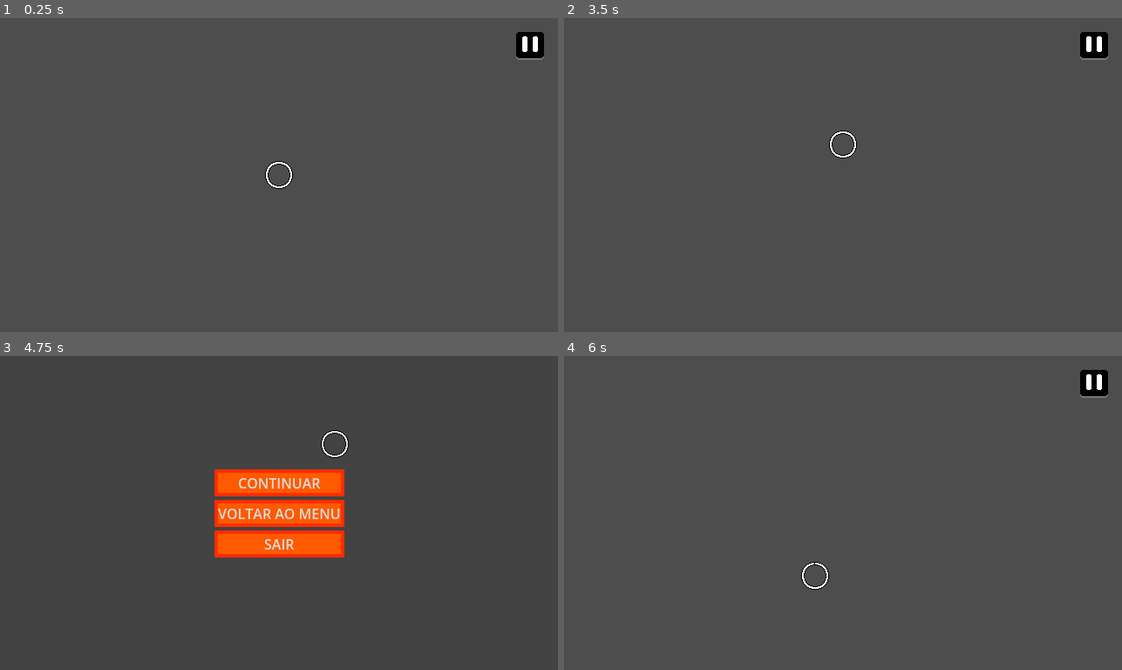
Above: before the commit, frames 1-4 (two rows, left to right).
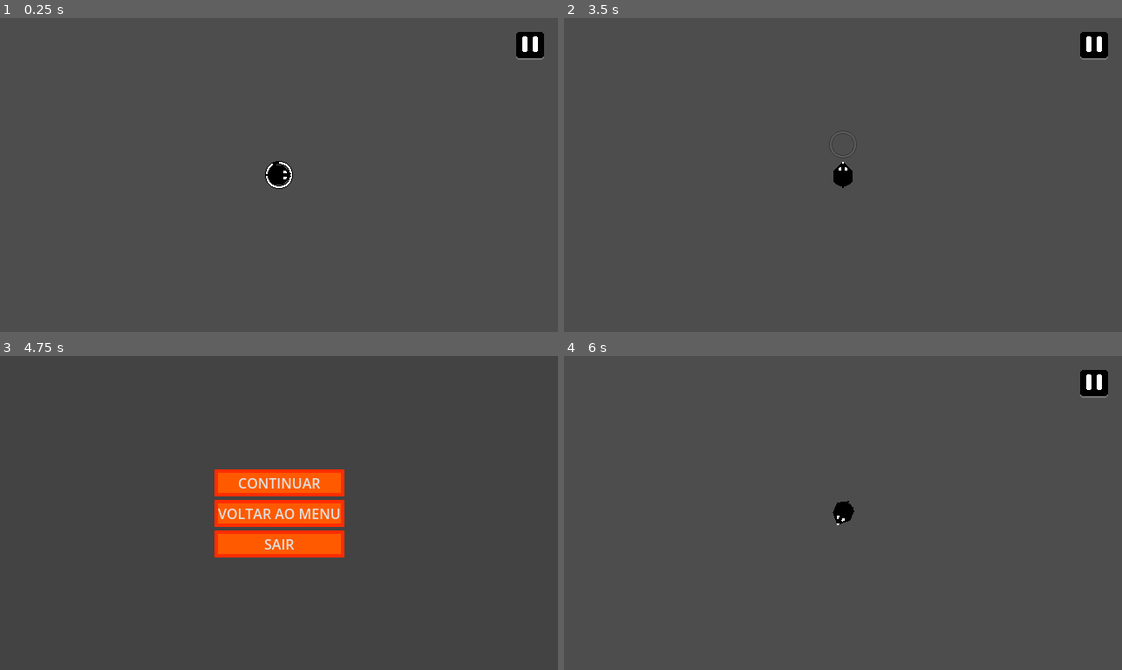
Above: after the commit, the same moments.

Repository: Botijas/Mouse_is_a_Thief
Game: Godot game, scene res://Assets/Scenes/game_scene.tscn
Same seed, same stepped clock (60 frames per second), same inputs: the game is played once before the commit and once after it. The project has no main scene, so this scene is started directly.
Inputs (mouse positions are in pixels of both pictures, inside the frame that each line leads up to):
- Up to frame 1 (0.25 s): no input
- Up to frame 2 (3.5 s): tap Enter at 0.5 s; move the mouse to (965, 159) at 0.52 s; click (965, 159) at 0.67 s; click "CONTINUAR" at 1.25 s; click (1094, 46) at 2 s; click "CONTINUAR" at 2.75 s
- Up to frame 3 (4.75 s): tap Space at 3.5 s; move the mouse to (167, 528) at 3.52 s; click (167, 528) at 3.67 s; tap Enter at 4.25 s; move the mouse to (334, 443) at 4.27 s; click (334, 443) at 4.42 s
- Up to frame 4 (6 s): click "CONTINUAR" at 5 s; tap Space at 5.75 s; move the mouse to (815, 575) at 5.77 s; click (815, 575) at 5.92 s

The runs differ from the first frame. In frame 1, 0.2% of the frame differs, in the area x 47-53%, y 45-54%; in frame 2, 0.4%, in the area x 47-53%, y 35-55%; in frame 3, 0.2%; in frame 4, 0.4%.

Commit message:
Finalização da Mouse Texture
a. Adição da possibilidade de perder de ficar muito tempo parado (ainda sem mecânica real de derrota).
b. Efeito de Fade_in e Fade_out adicionadas.
c. Criação do sinal "lose" e o parâmetro "to" para a adição futura de possibilidade de derrota.

Diff:
--- a/Assets/Scenes/game_scene.tscn
+++ b/Assets/Scenes/game_scene.tscn
@@ -7,13 +7,21 @@
 [ext_resource type="Shader" uid="uid://d3dklvwpo4bb0" path="res://Assets/Shaders/CircularProgressBar.gdshader" id="2_jnnlc"]
 [ext_resource type="PackedScene" uid="uid://ceat4aj4ngfec" path="res://Assets/UI/default_btn.tscn" id="2_odgft"]
 [ext_resource type="Script" uid="uid://bxyb1c3vufao2" path="res://Assets/Scripts/ui_manager.gd" id="2_s65mb"]
+[ext_resource type="Shader" uid="uid://d4f17w77wkb2d" path="res://Assets/Shaders/transparency.gdshader" id="2_yk65x"]
 [ext_resource type="Texture2D" uid="uid://c2v5a342w2334" path="res://Assets/UI/Pause_btn_pressed_placeholder.png" id="3_330yb"]
 [ext_resource type="Script" uid="uid://dh0cmfklr7hwa" path="res://Assets/Scripts/mouse_progress_bar.gd" id="3_t6p80"]
 [ext_resource type="Texture2D" uid="uid://bfyn8ttpp1y44" path="res://Assets/UI/Pause_btn_hover_placeholder.png" id="4_odgft"]
+[ext_resource type="Script" uid="uid://sdn76sh5ovpi" path="res://Assets/Scripts/player.gd" id="6_qmpwi"]
+[ext_resource type="Texture2D" uid="uid://cl6rxgqosc761" path="res://Assets/Sprites/Mouse_Placeholder.png" id="7_yk65x"]
+
+[sub_resource type="ShaderMaterial" id="ShaderMaterial_6450k"]
+shader = ExtResource("2_yk65x")
+shader_parameter/alpha = 1.0
 
 [sub_resource type="ShaderMaterial" id="ShaderMaterial_e132u"]
 shader = ExtResource("2_jnnlc")
-shader_parameter/progress = 1.0
+shader_parameter/progress = 0.670000031825
+shader_parameter/alpha = 1.0
 
 [sub_resource type="Animation" id="Animation_330yb"]
 resource_name = "Pause Down"
@@ -118,16 +126,27 @@
 
 [node name="Player Stuffs" type="Node" parent="Game Actors" unique_id=707812627]
 
-[node name="Mouse Texture" type="Sprite2D" parent="Game Actors/Player Stuffs" unique_id=1165700858 node_paths=PackedStringArray("over_texture")]
-z_index = 1
+[node name="Mouse Texture" type="Sprite2D" parent="Game Actors/Player Stuffs" unique_id=1165700858 node_paths=PackedStringArray("game_scene", "over_texture")]
+material = SubResource("ShaderMaterial_6450k")
 texture = ExtResource("2_e132u")
 script = ExtResource("3_t6p80")
+game_scene = NodePath("../../..")
 over_texture = NodePath("Over Mouse Texture")
 
 [node name="Over Mouse Texture" type="Sprite2D" parent="Game Actors/Player Stuffs/Mouse Texture" unique_id=1159699820]
 material = SubResource("ShaderMaterial_e132u")
 rotation = 1.5707964
 texture = ExtResource("2_ei1hv")
+
+[node name="Player" type="CharacterBody2D" parent="Game Actors/Player Stuffs" unique_id=373247231 groups=["Player"]]
+position = Vector2(320, 180)
+motion_mode = 1
+script = ExtResource("6_qmpwi")
+
+[node name="Texture" type="Sprite2D" parent="Game Actors/Player Stuffs/Player" unique_id=240042028]
+texture = ExtResource("7_yk65x")
+
+[node name="Collision" type="CollisionShape2D" parent="Game Actors/Player Stuffs/Player" unique_id=1740205084]
 
 [node name="UI" type="Control" parent="." unique_id=117714174 node_paths=PackedStringArray("scene", "pause_btn", "resume_btn", "back_btn", "quit_btn")]
 z_index = 2
--- a/Assets/Scripts/game_manager.gd
+++ b/Assets/Scripts/game_manager.gd
@@ -8,6 +8,11 @@
 var actual_game_state : GAME_STATES = GAME_STATES.Playing
 
 @export var ui_animator : AnimationPlayer
+
+signal lose(to: String)
+
+func _ready() -> void:
+	lose.connect(_on_lose)
 
 func _process(delta: float) -> void:
 	match actual_game_state:
@@ -24,7 +29,6 @@
 		2:
 			if get_tree().paused != true:
 				get_tree().paused = true
-
 
 func _input(event: InputEvent) -> void:
 	# Este "if" verifica se o input pause foi precionado
@@ -44,3 +48,7 @@
 func go_to_paused() -> void:
 	actual_game_state = GAME_STATES.Paused
 	ui_animator.play("Pause Up")
+
+func _on_lose(to: String):
+	if to == "wait_time":
+		print("Você ficou parado")
--- a/Assets/Scripts/mouse_progress_bar.gd
+++ b/Assets/Scripts/mouse_progress_bar.gd
@@ -1,11 +1,14 @@
 extends Sprite2D
 
+@export var game_scene : Node
 @export var over_texture : Sprite2D
 
 var mouse_position : Vector2
 
 var max_wait_time : float = 3
 var wait_time : float = 3
+
+@onready var player : CharacterBody2D = get_tree().get_first_node_in_group("Player")
 
 func _physics_process(delta: float) -> void:
 	# Define a posição global do mouse
@@ -14,12 +17,23 @@
 	# Define a posição desse objeto
 	position = mouse_position
 
+	# Define o progresso da barra
+	if player.position.distance_to(mouse_position) < 16:
+		wait_time -= delta
+	elif wait_time <= max_wait_time:
+		wait_time += delta
+
 	# Define a progressão da barra do filho
+	var fade_velocity := 8.0 * delta
+
+	if wait_time >= max_wait_time:
+		material.set_shader_parameter("alpha", lerp(material.get_shader_parameter("alpha"), 0.0, fade_velocity))
+		over_texture.material.set_shader_parameter("alpha", lerp(material.get_shader_parameter("alpha"), 0.0, fade_velocity))
+	else:
+		material.set_shader_parameter("alpha", lerp(material.get_shader_parameter("alpha"), 1.0, fade_velocity))
+		over_texture.material.set_shader_parameter("alpha", lerp(material.get_shader_parameter("alpha"), 1.0, fade_velocity))
+
 	over_texture.material.set_shader_parameter("progress", wait_time / max_wait_time)
 
-	# Area para testes
-	if Input.is_mouse_button_pressed(MOUSE_BUTTON_LEFT) and wait_time > 0:
-		wait_time -= 1 * delta
-		print(wait_time / max_wait_time)
-	elif wait_time <= 3:
-		wait_time += 1 * delta
+	if wait_time <= 0:
+		game_scene.emit_signal("lose", "wait_time")
--- /dev/null
+++ b/Assets/Scripts/player.gd
@@ -0,0 +1,8 @@
+extends CharacterBody2D
+
+var mouse_position : Vector2
+
+func _physics_process(delta: float) -> void:
+	# Define a posição global do mouse e a direção que o player olha
+	mouse_position = get_global_mouse_position()
+	look_at(mouse_position)
--- a/Assets/Shaders/CircularProgressBar.gdshader
+++ b/Assets/Shaders/CircularProgressBar.gdshader
@@ -1,6 +1,8 @@
 shader_type canvas_item;
 
 uniform float progress : hint_range(0.0, 1.0) = 0.5;
+
+uniform float alpha : hint_range(0.0, 1.0) = 1;
 
 void fragment() {
 	vec2 center = vec2(0.5);
@@ -14,4 +16,8 @@
 		}
 
 	COLOR = texture(TEXTURE, UV);
+
+	vec4 tex = texture(TEXTURE, UV);
+	tex.a *= alpha;
+	COLOR = tex;
 }
--- /dev/null
+++ b/Assets/Shaders/transparency.gdshader
@@ -0,0 +1,9 @@
+shader_type canvas_item;
+
+uniform float alpha : hint_range(0.0, 1.0) = 1;
+
+void fragment() {
+	vec4 tex = texture(TEXTURE, UV);
+	tex.a *= alpha;
+	COLOR = tex;
+}
--- a/project.godot
+++ b/project.godot
@@ -20,6 +20,10 @@
 window/size/viewport_height=360
 window/stretch/mode="canvas_items"
 
+[global_group]
+
+Player=""
+
 [input]
 
 Pause={
Not shown, added: Assets/Scripts/player.gd.uid
Not shown, added: Assets/Shaders/transparency.gdshader.uid
Binary file added: Assets/Sprites/Mouse_Placeholder.png
Not shown, added: Assets/Sprites/Mouse_Placeholder.png.import
